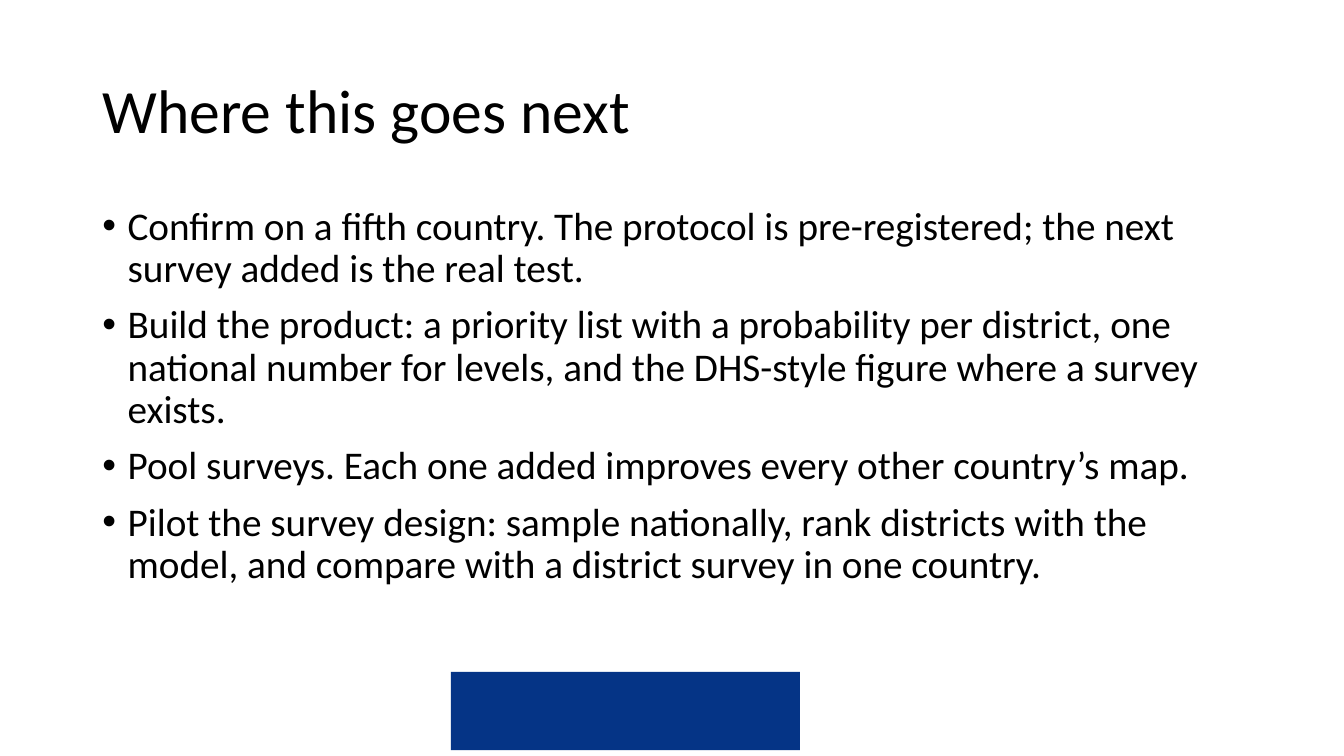
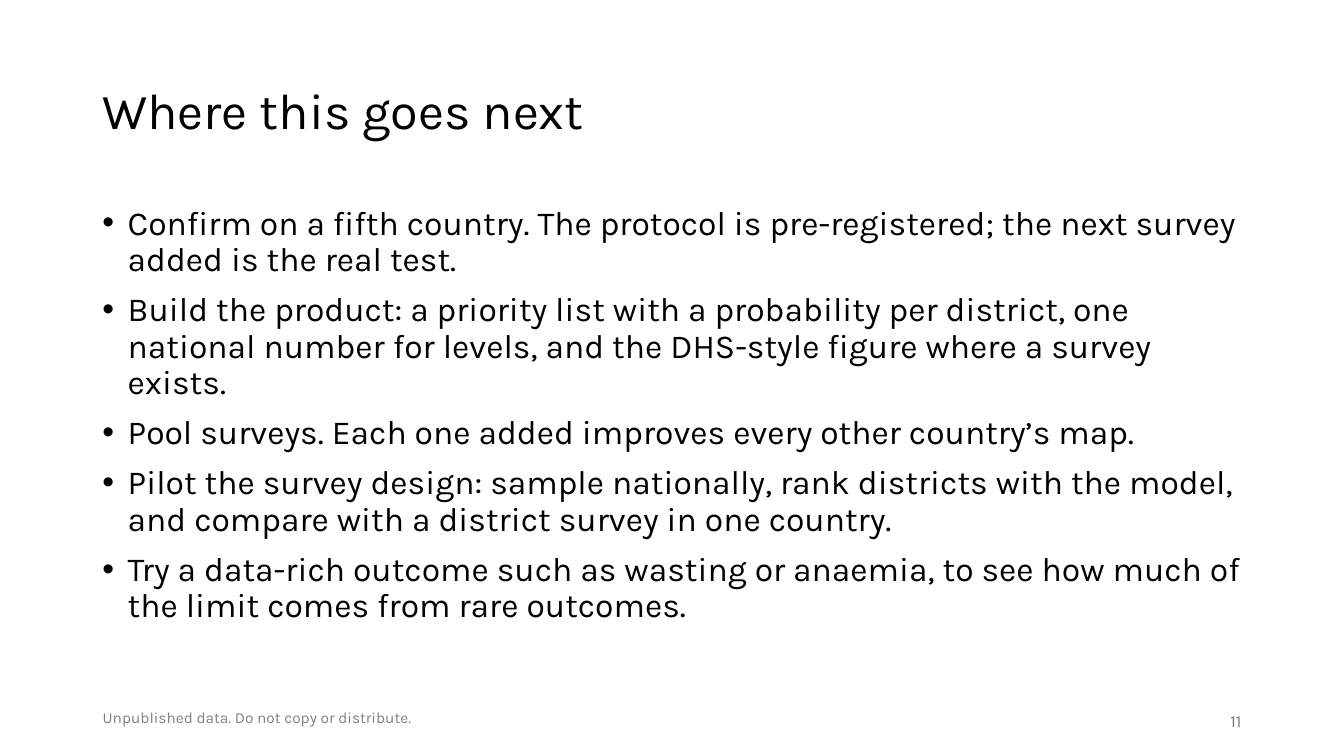
Before and after one commit to amertens/mn-prediction, a slide deck: slide 11 of docs/slides/MN-proxy-policy-deck-2026-09.pptx (slide 17 before the commit). Drawn at 1344x756 pixels with LibreOffice and Linux fonts; fonts in the diff are those of the drawing; background and template pictures are left out. Boxes give left, top, right and bottom in pixels: in the first picture for what was removed or moved away, otherwise in the second. Text is boxed around its words. In the diff, an @@ line names an element or a change of style, - is before the commit and + after.

```diff
--- a/docs/slides/MN-proxy-policy-deck-2026-09.pptx
+++ b/docs/slides/MN-proxy-policy-deck-2026-09.pptx
@@ title "Where this goes next" at [102, 94, 584, 142]: size 44 to 36 pt, font Calibri to Karla @@
@@ text at [128, 212, 1236, 540]: size 28 to 24 pt, font Calibri to Karla in "Confirm on a fifth country. The protocol ...", "Build the product: a priority list with ...", "Pool surveys. Each one added improves every ...", "Pilot the survey design: sample nationally, rank ..." @@
@@ text at [128, 558, 1240, 618]: paragraph added @@
+• Try a data-rich outcome such as wasting or anaemia, to see how much of the limit comes from rare outcomes.
@@ rectangle removed at [451, 673, 800, 751] @@
@@ text added at [103, 712, 411, 727], 11 pt, text #808080 @@
+Unpublished data. Do not copy or distribute.
@@ page number added at [1230, 716, 1241, 727], 12 pt, text #797979 @@
+11
```
Also in this commit, not shown: 14 other slides changed, 7 slides added, 5 slides removed, 6 other files.
